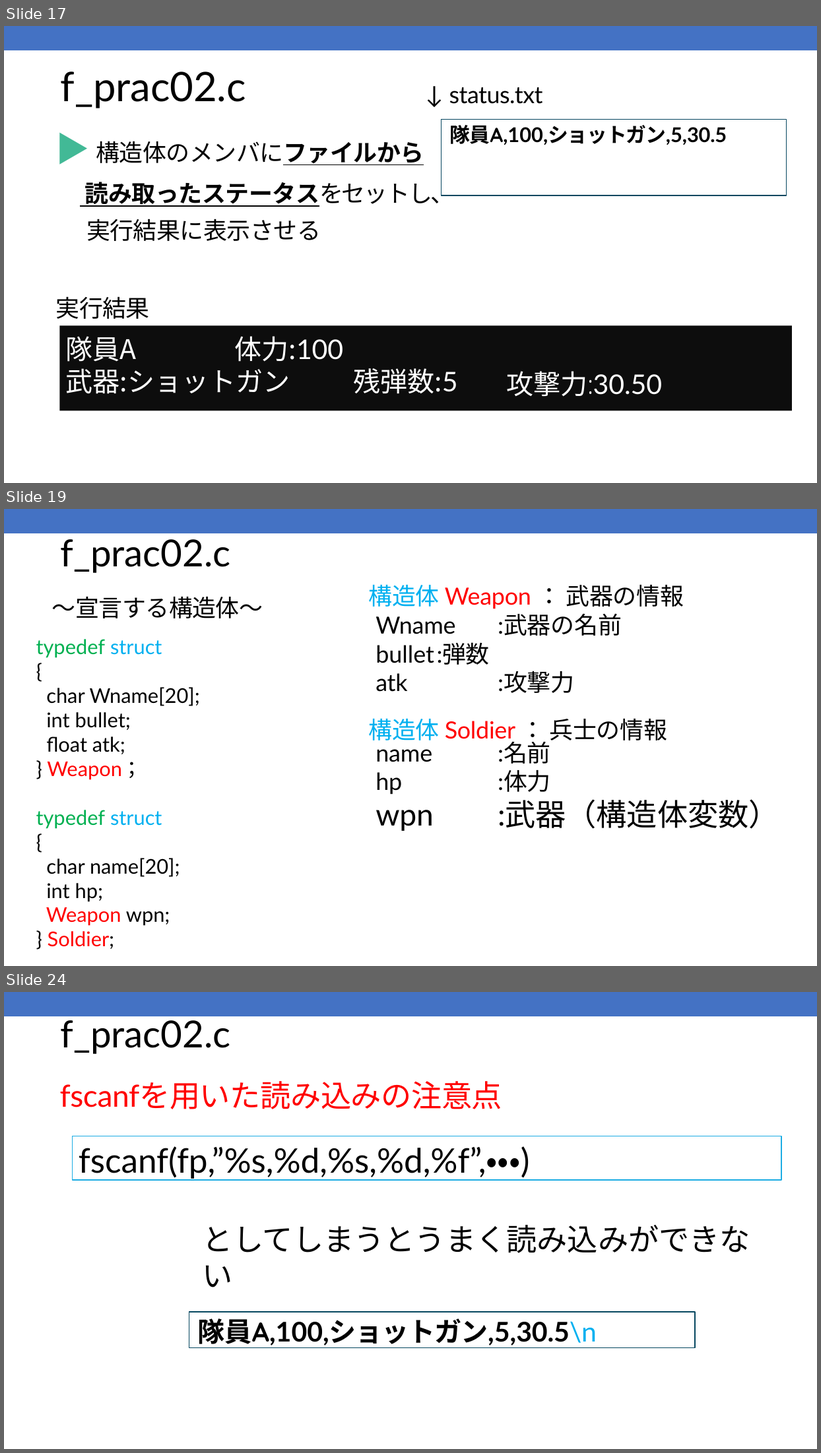
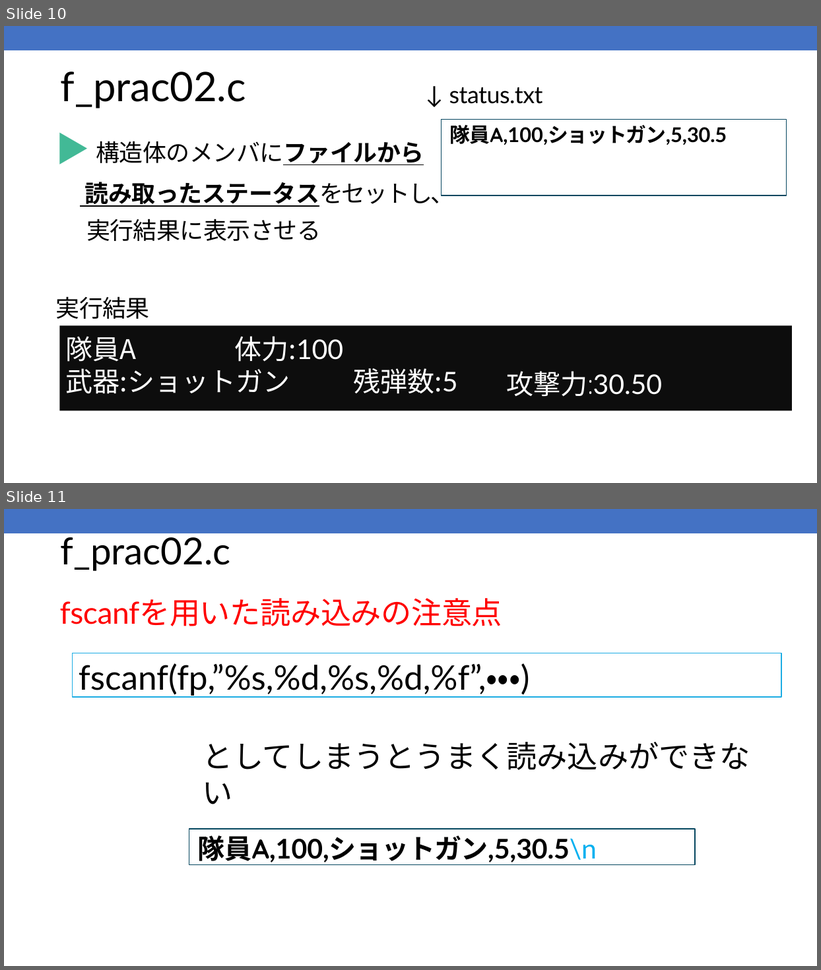
Before and after one commit to kic-murata/cpp2025, a slide deck: 授業資料/演習問題：ファイル処理.pptx. Shown one above the other, each under a label of ours: slides 17, 19 and 24 before the commit, slides 10 and 11 after it; the slides between them are not shown. The pictures are 821x1453 and 821x970 pixels, drawn with LibreOffice and Linux fonts; fonts in the diff are those of the drawing. Boxes give left, top, right and bottom in pixels: in the first picture for what was removed or moved away, otherwise in the second. Text is boxed around its words. In the diff, an @@ line names an element or a change of style, - is before the commit and + after.

```diff
--- a/授業資料/演習問題：ファイル処理.pptx
+++ b/授業資料/演習問題：ファイル処理.pptx
@@ slide 19 removed at [4,509,817,966], background #FFFFFF; not listed: 1 template element that a slide beside it also shows @@
@@ title removed at [61,539,230,573] @@
-f_prac02.c
@@ text removed at [369,584,684,609] @@
-構造体 Weapon ： 武器の情報
@@ text removed at [52,596,263,619] @@
-～宣言する構造体～
@@ text removed at [376,613,622,693] @@
-Wname :武器の名前
-bullet :弾数
-atk :攻撃力
@@ text removed at [36,639,200,949] @@
-typedef struct
-{
-char Wname[20];
-int bullet;
-float atk;
-} Weapon；
-typedef struct
-{
-char name[20];
-int hp;
-Weapon wpn;
-} Soldier;
@@ text removed at [369,718,667,743] @@
-構造体 Soldier ： 兵士の情報
@@ text removed at [376,741,779,831] @@
-name :名前
-hp :体力
-wpn :武器（構造体変数）
@@ what was slide 17 is now slide 10 @@
@@ what was slide 24 is now slide 11 @@
```
Also in this commit, not shown: 7 slides changed, 20 other slides removed, 4 other files.
